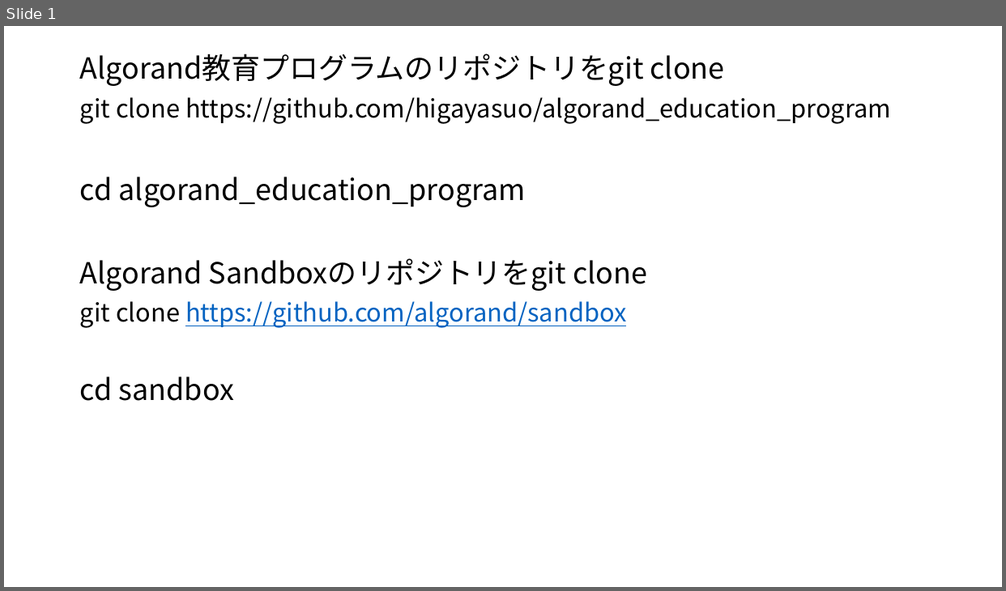
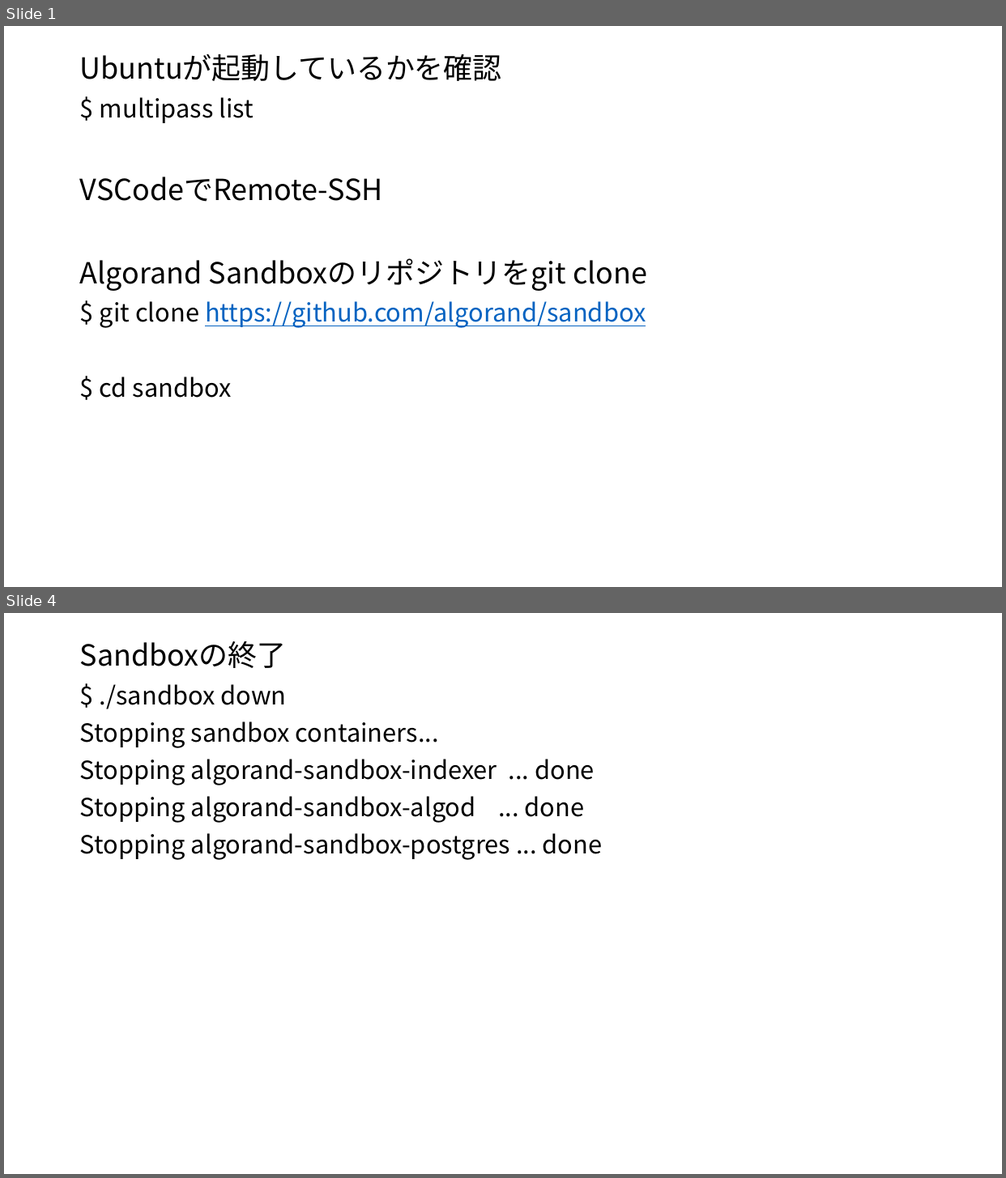
Before and after one commit to higayasuo/scripts, a slide deck: curriculum/1_preparation/4_sandbox.pptx. Shown one above the other, each under a label of ours: slide 1 before the commit, slides 1 and 4 after it; the slides between them are not shown. The pictures are 1006x591 and 1006x1178 pixels, drawn with LibreOffice and Linux fonts; fonts in the diff are those of the drawing. Boxes give left, top, right and bottom in pixels: in the first picture for what was removed or moved away, otherwise in the second. Text is boxed around its words. In the diff, an @@ line names an element or a change of style, - is before the commit and + after.

```diff
--- a/curriculum/1_preparation/4_sandbox.pptx
+++ b/curriculum/1_preparation/4_sandbox.pptx
@@ slide 4 added at (4, 613, 1002, 1174), background #FFFFFF @@
@@ text added at (80, 641, 603, 860), 24 pt, text #000000 @@
+Sandboxの終了
+$ ./sandbox down
+Stopping sandbox containers...
+Stopping algorand-sandbox-indexer ... done
+Stopping algorand-sandbox-algod ... done
+Stopping algorand-sandbox-postgres ... done
@@ slide 1 changed as well @@
@@ text at (80, 54, 502, 202): text changed; size 24 to 28 pt @@
-Algorand教育プログラムのリポジトリをgit clone
-git clone https://github.com/higayasuo/algorand_education_program
-cd algorand_education_program
+Ubuntuが起動しているかを確認
+$ multipass list
+VSCodeでRemote-SSH
@@ text at (100, 301, 646, 398): text changed @@
-git clone https://github.com/algorand/sandbox
-cd sandbox
+$ git clone https://github.com/algorand/sandbox
+$ cd sandbox
```
Also in this commit, not shown: 4 other slides added, 1 slide removed, 2 other files.
